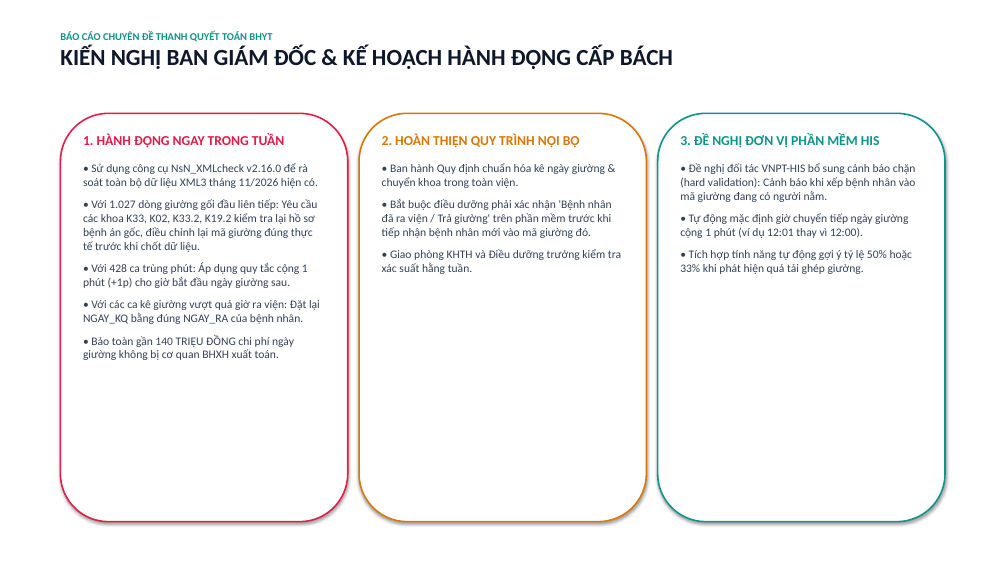
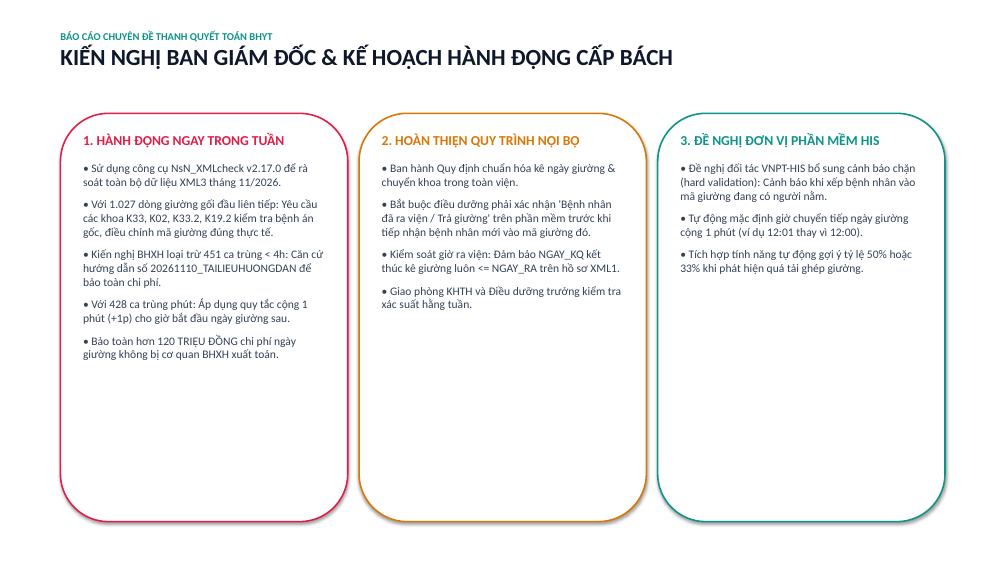
Before and after one commit to Nsnnam/xml3-duration-checker, a slide deck: slide 10 of SLIDE_BAO_CAO_GIUONG_GHEP_VA_TIEN_GIUONG_LANH_DAO.pptx. Drawn at 1008x567 pixels with LibreOffice and Linux fonts; fonts in the diff are those of the drawing. Boxes give left, top, right and bottom in pixels: in the first picture for what was removed or moved away, otherwise in the second. Text is boxed around its words. In the diff, an @@ line names an element or a change of style, - is before the commit and + after.

```diff
--- a/SLIDE_BAO_CAO_GIUONG_GHEP_VA_TIEN_GIUONG_LANH_DAO.pptx
+++ b/SLIDE_BAO_CAO_GIUONG_GHEP_VA_TIEN_GIUONG_LANH_DAO.pptx
@@ text at [83, 163, 323, 288]: text changed @@
-• Sử dụng công cụ NsN_XMLcheck v2.16.0 để rà soát toàn bộ dữ liệu XML3 tháng 11/2026 hiện có.
-• Với 1.027 dòng giường gối đầu liên tiếp: Yêu cầu các khoa K33, K02, K33.2, K19.2 kiểm tra lại hồ sơ bệnh án gốc, điều chỉnh lại mã giường đúng thực tế trước khi chốt dữ liệu.
+• Sử dụng công cụ NsN_XMLcheck v2.17.0 để rà soát toàn bộ dữ liệu XML3 tháng 11/2026.
+• Với 1.027 dòng giường gối đầu liên tiếp: Yêu cầu các khoa K33, K02, K33.2, K19.2 kiểm tra bệnh án gốc, điều chỉnh mã giường đúng thực tế.
+• Kiến nghị BHXH loại trừ 451 ca trùng < 4h: Căn cứ hướng dẫn số 20261110_TAILIEUHUONGDAN để bảo toàn chi phí.
@@ text at [382, 249, 620, 274]: paragraph added @@
+• Kiểm soát giờ ra viện: Đảm bảo NGAY_KQ kết thúc kê giường luôn <= NGAY_RA trên hồ sơ XML1.
@@ text at [83, 335, 296, 360]: text changed @@
-• Với các ca kê giường vượt quá giờ ra viện: Đặt lại NGAY_KQ bằng đúng NGAY_RA của bệnh nhân.
-• Bảo toàn gần 140 TRIỆU ĐỒNG chi phí ngày giường không bị cơ quan BHXH xuất toán.
+• Bảo toàn hơn 120 TRIỆU ĐỒNG chi phí ngày giường không bị cơ quan BHXH xuất toán.
```
Also in this commit, not shown: 3 other slides changed, 32 other files.
